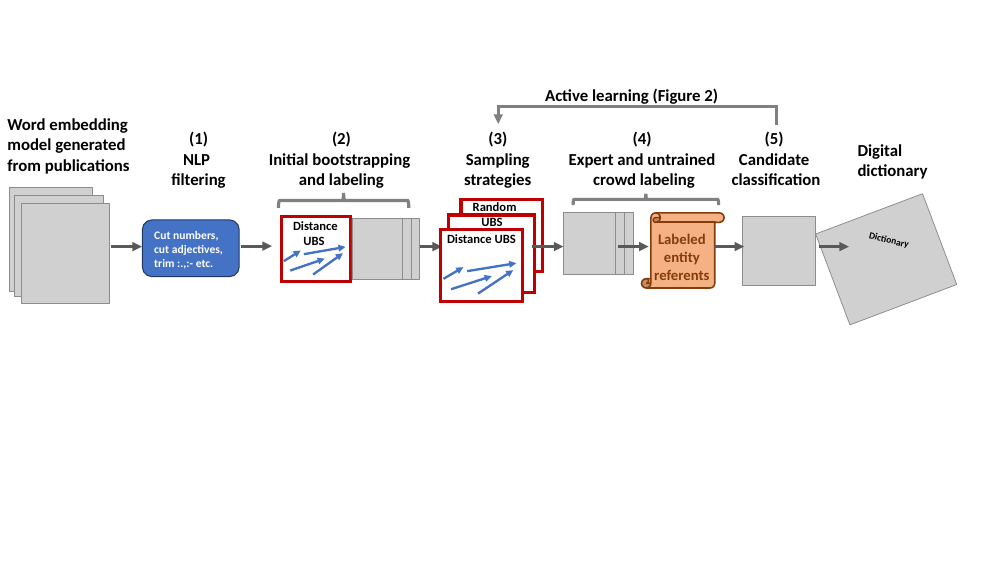
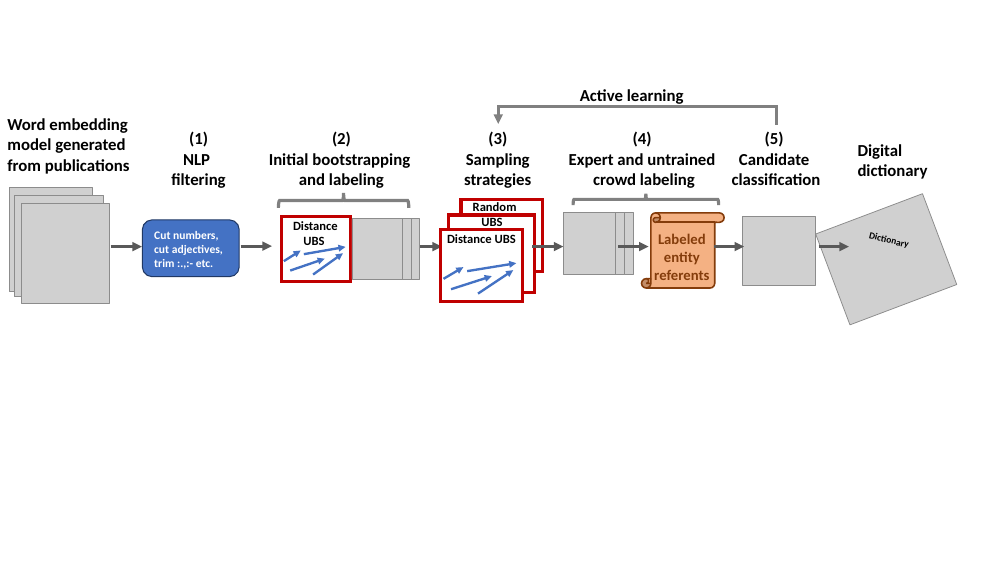
Before and after one commit to rtchoua/activePolyNER, a slide deck: slide 4 of alpolyner.pptx. Drawn at 1008x567 pixels with LibreOffice and Linux fonts; fonts in the diff are those of the drawing; grey boxes stand for pictures. Boxes give left, top, right and bottom in pixels: in the first picture for what was removed or moved away, otherwise in the second. Text is boxed around its words. In the diff, an @@ line names an element or a change of style, - is before the commit and + after.

Commit message:
Saving ppt

```diff
--- a/alpolyner.pptx
+++ b/alpolyner.pptx
@@ text at (580,89,684,104): text changed @@
-Active learning (Figure 2)
+Active learning
```
Also in this commit, not shown: 1 other file.
